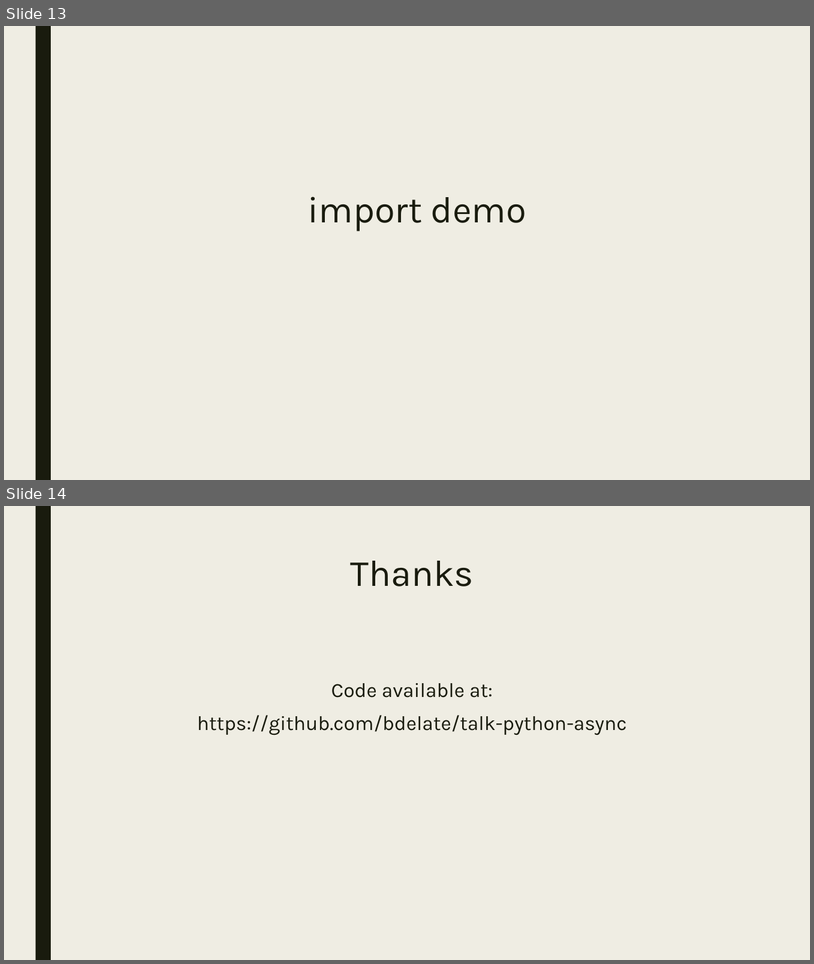
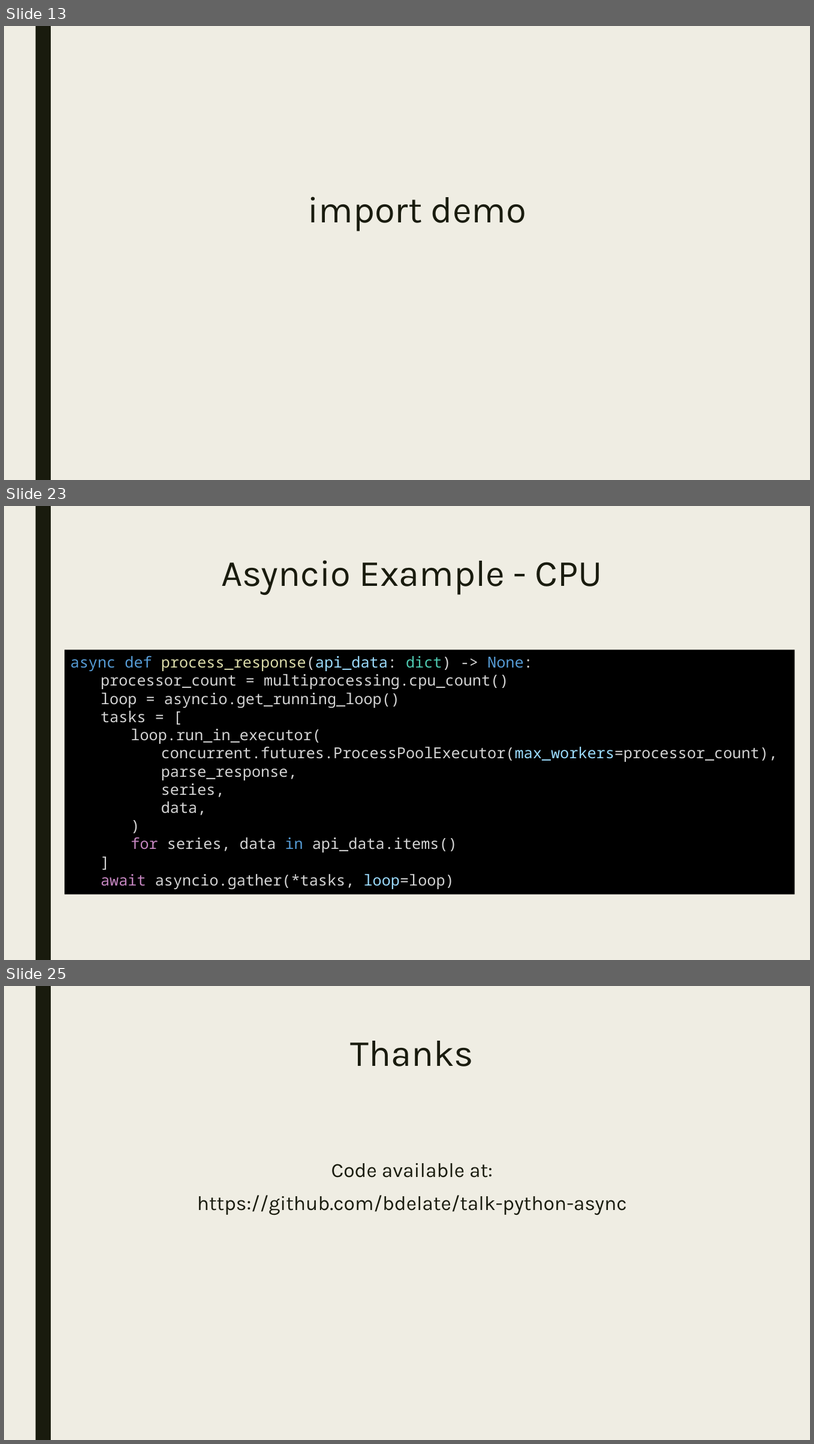
Before and after one commit to bdelate/talk-python-async, a slide deck: slides.pptx. Shown one above the other, each under a label of ours: slides 13 and 14 before the commit, slides 13, 23 and 25 after it; the slides between them are not shown. The pictures are 814x964 and 814x1444 pixels, drawn with LibreOffice and Linux fonts; fonts in the diff are those of the drawing. Boxes give left, top, right and bottom in pixels: in the first picture for what was removed or moved away, otherwise in the second. Text is boxed around its words. In the diff, an @@ line names an element or a change of style, - is before the commit and + after.

```diff
--- a/slides.pptx
+++ b/slides.pptx
@@ slide 23 added at [4, 506, 810, 960], background #EFEDE3; not listed: 1 template element that a slide beside it also shows @@
@@ title added at [221, 560, 603, 595], 44 pt, text #191B0E @@
+Asyncio Example - CPU
@@ rectangle added at [65, 650, 795, 894], fill #000000, 18 pt, text #D4D4D4 @@
+async def process_response(api_data: dict) -> None:
+  processor_count = multiprocessing.cpu_count()
+  loop = asyncio.get_running_loop()
+  tasks = [
+  loop.run_in_executor(
+  concurrent.futures.ProcessPoolExecutor(max_workers=processor_count),
+  parse_response,
+  series,
+  data,
+  )
+  for series, data in api_data.items()
+  ]
+  await asyncio.gather(*tasks, loop=loop)
@@ what was slide 14 is now slide 25 @@
```
Also in this commit, not shown: 2 slides changed, 10 other slides added, 4 other files.
